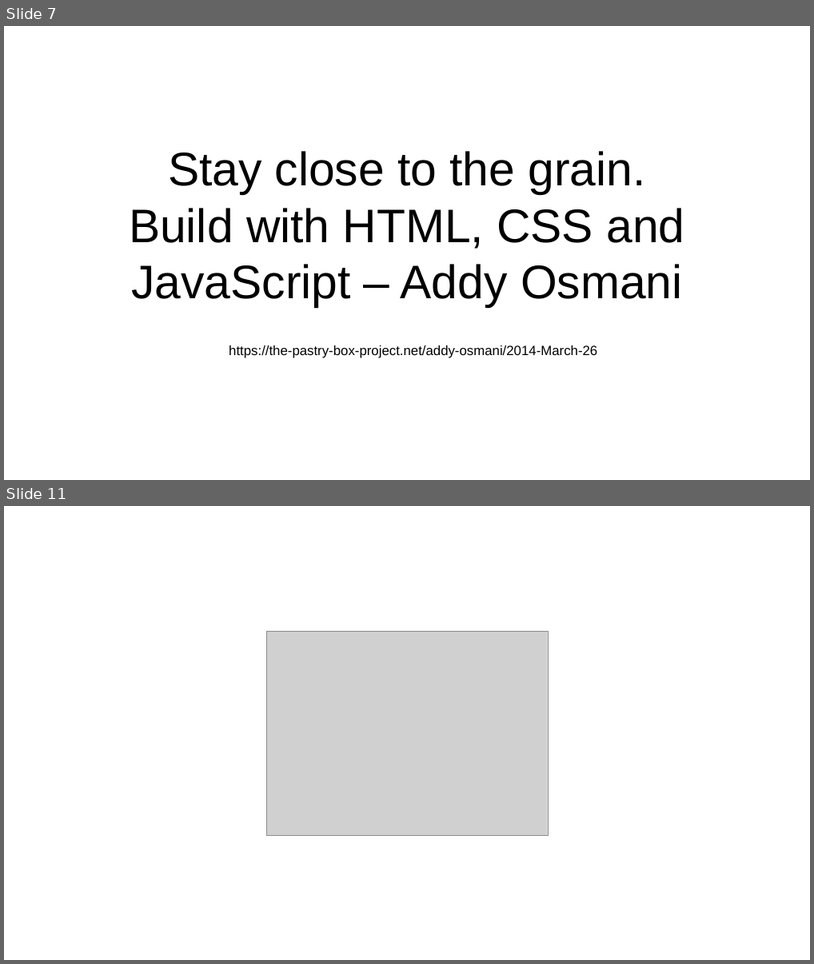
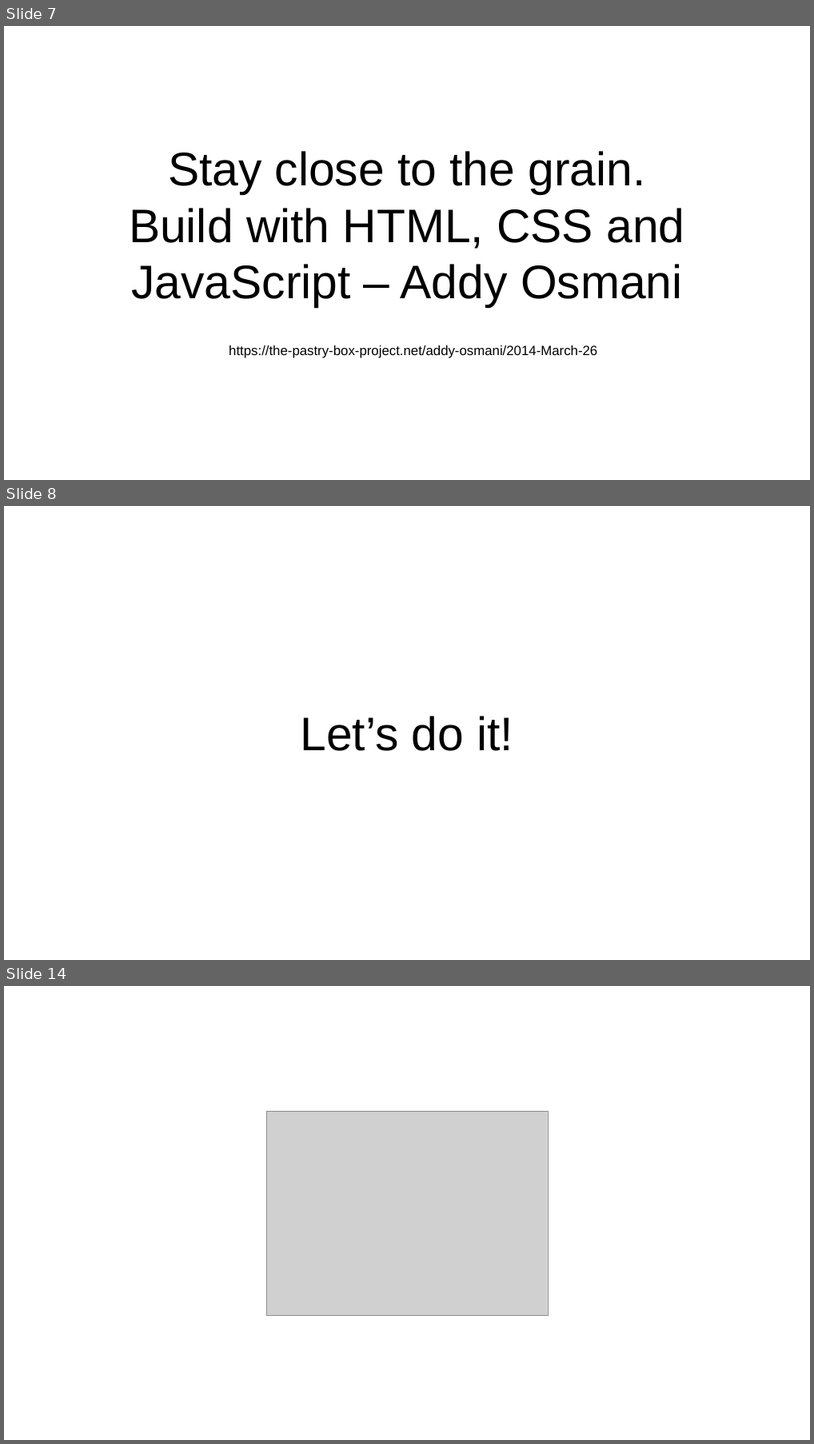
Before and after one commit to asunar/ThatConf, a slide deck: speakerSlides.pptx. Shown one above the other, each under a label of ours: slides 7 and 11 before the commit, slides 7, 8 and 14 after it; the slides between them are not shown. The pictures are 814x964 and 814x1444 pixels, drawn with LibreOffice and Linux fonts; fonts in the diff are those of the drawing; grey boxes stand for pictures; background and template pictures are left out. Boxes give left, top, right and bottom in pixels: in the first picture for what was removed or moved away, otherwise in the second. Text is boxed around its words. In the diff, an @@ line names an element or a change of style, - is before the commit and + after.

```diff
--- a/speakerSlides.pptx
+++ b/speakerSlides.pptx
@@ slide 8 added at (x1=4, y1=506, x2=810, y2=960), background #FFFFFF @@
@@ title added at (x1=301, y1=716, x2=514, y2=751), 112 pt, text #000000 @@
+Let’s do it!
@@ what was slide 11 is now slide 14 @@
```
Also in this commit, not shown: 2 other slides added.
